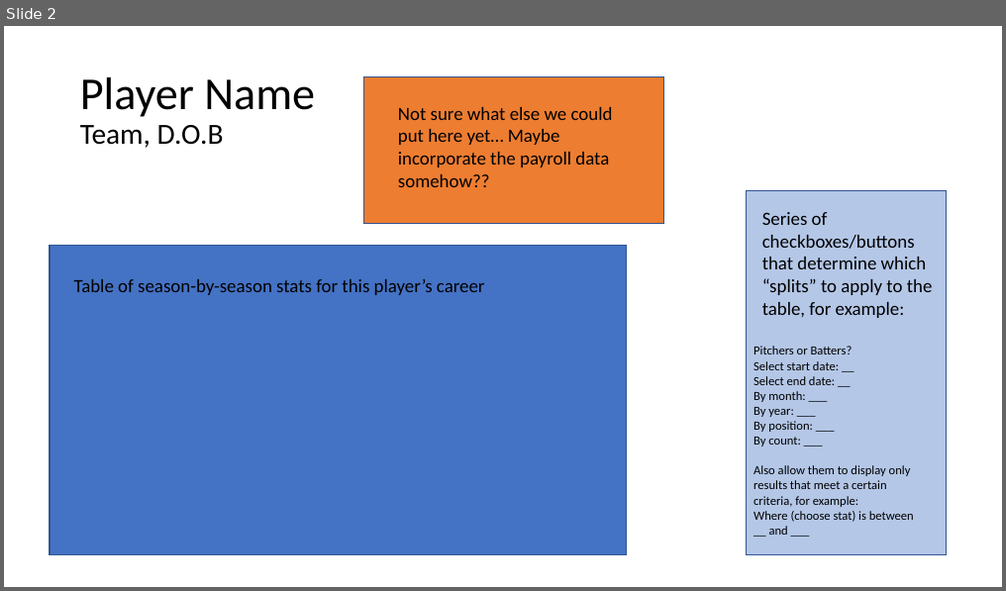
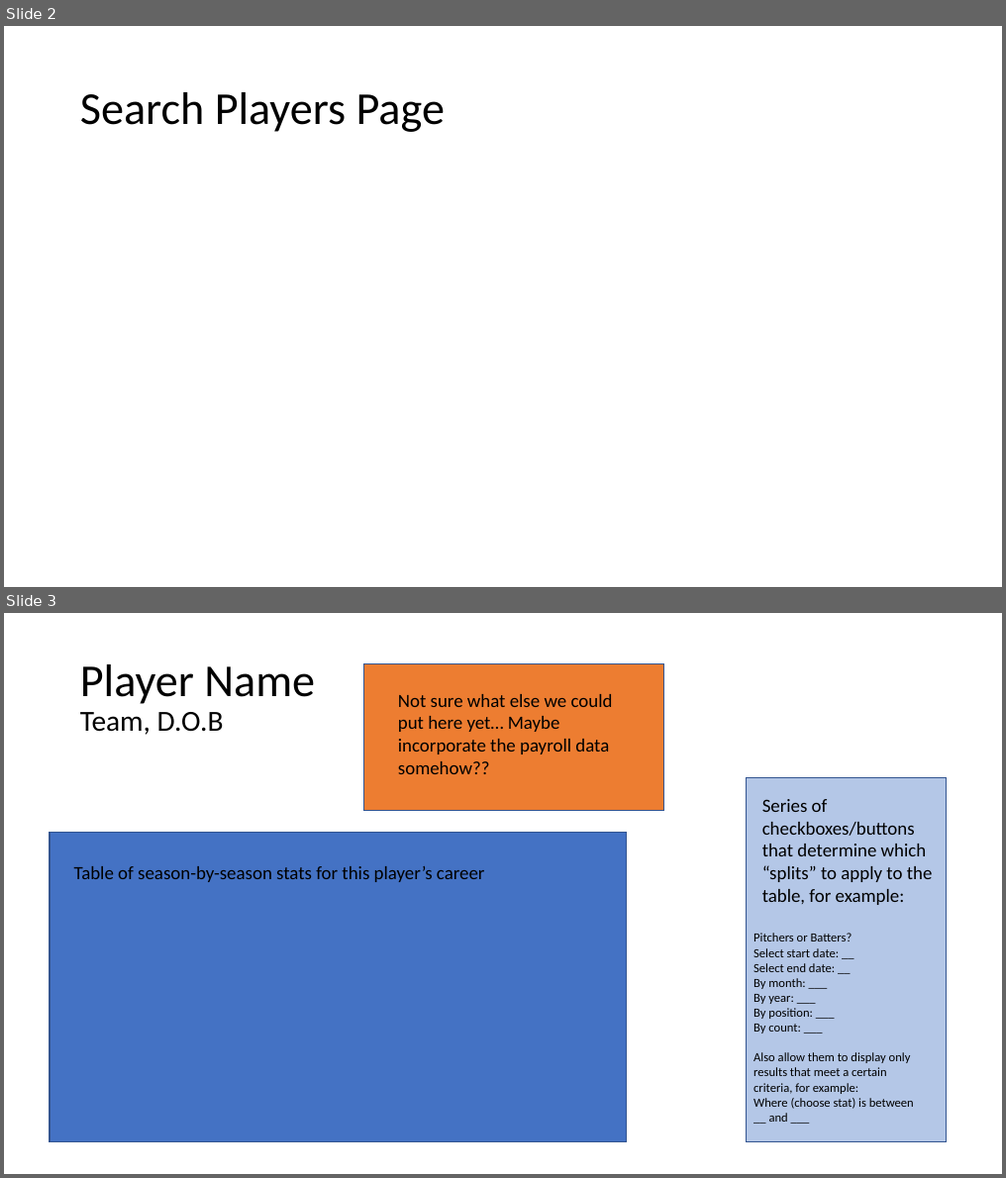
Before and after one commit to johngeyer/CIS550Project, a slide deck: Website template.pptx. Shown one above the other, each under a label of ours: slide 2 before the commit, slides 2 and 3 after it. The pictures are 1006x591 and 1006x1178 pixels, drawn with LibreOffice and Linux fonts; fonts in the diff are those of the drawing. Boxes give left, top, right and bottom in pixels: in the first picture for what was removed or moved away, otherwise in the second. Text is boxed around its words. In the diff, an @@ line names an element or a change of style, - is before the commit and + after.

Commit message:
players

```diff
--- a/Website template.pptx
+++ b/Website template.pptx
@@ slide 2 added at bbox=[4, 26, 1002, 587], background #FFFFFF @@
@@ title added at bbox=[80, 92, 445, 132], 44 pt, text #000000 @@
+Search Players Page
@@ what was slide 2 is now slide 3 @@
```
Also in this commit, not shown: 1 slide changed, 1 other slide added, 10 other files.
